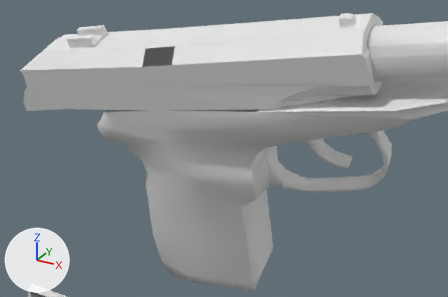
The OBJ model Vertex_Animation_Compiler/Assets/Makarov_Pistol_Reload151.obj: old version first, new version second.
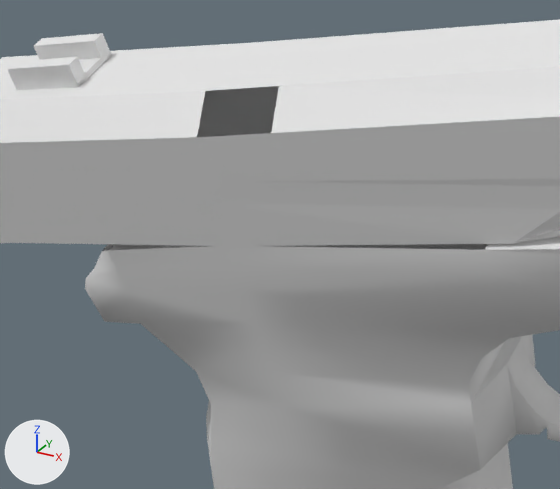
Each version appears first from a 50 mm lens placed at (0.4626, -0.3036, 0.0085), pointed at (0.3659, -0.1278, -0.0794), and next in a close-up on the part from 14% to 64% of the width and 4% to 70% of the height. The lights are fixed; the arrows at lower left show +X, +Y and +Z. Where no turn or scale is listed for an object, it has been applied to the vertices.

Names of what the first close-up shows: 'Rest_of_the_gun_Sphere', 'Top_Slider_Sphere.001'.
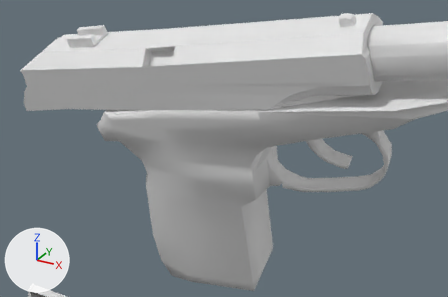
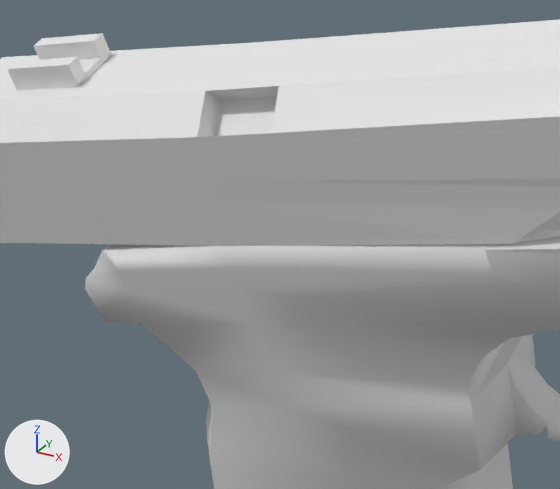
What differs and where, as boxes (x1, y1, x2, y2) in the close-ups (560 x 489 px):
part 1 of me_rest_of_the_gun_sphere, added
    after: (102, 244, 488, 251)
part 2 of me_top_slider_sphere_001, added
    after: (197, 86, 279, 137)

Patch to the scene script:
```diff
--- a/Vertex_Animation_Compiler/Assets/Makarov_Pistol_Reload151.obj.py
+++ b/Vertex_Animation_Compiler/Assets/Makarov_Pistol_Reload151.obj.py
@@ me_rest_of_the_gun_sphere @@
 me_rest_of_the_gun_sphere.from_pydata(...)  # 272 vertices, 519 faces; spans x 0.3108..0.457, y -0.1345..-0.0811, z -0.1591..-0.0255
 # used by ob_rest_of_the_gun_sphere; location = (0.0, 0.0, 0.0)
 # verts and faces of me_rest_of_the_gun_sphere; kept vertices keep their numbers, new ones are numbered from 272
 # before: 164 (0.3783, -0.1078, -0.0545), 166 (0.3185, -0.1345, -0.0722) at pixel (101, 251), 175 (0.3199, -0.1344, -0.0718) at pixel (108, 250), 178 (0.3805, -0.1318, -0.0618) at pixel (485, 249), 179 (0.3404, -0.1338, -0.0677) at pixel (223, 245)
 # before: 180 (0.3176, -0.1104, -0.0646), 181 (0.3381, -0.1097, -0.0604), 183 (0.3163, -0.1104, -0.0649)
+# me_rest_of_the_gun_sphere part 1
+faces += [(164, 181, 179), (175, 179, 181), (166, 175, 183), (164, 179, 178), (175, 181, 180), (175, 180, 183)]
@@ me_top_slider_sphere_001 @@
 # used by ob_top_slider_sphere_001; location = (0.0, 0.0, 0.0)
-me_top_slider_sphere_001.from_pydata(...)  # 127 vertices, 227 faces; spans x 0.278..0.4167, y -0.1415..-0.1084, z -0.0779..-0.0286
+me_top_slider_sphere_001.from_pydata(...)  # 131 vertices, 237 faces; spans x 0.278..0.4167, y -0.1415..-0.1084, z -0.0779..-0.0286
+# me_top_slider_sphere_001 part 2
+# 4 vertices are added at (0.3523, -0.1353, -0.0505), (0.3407, -0.136, -0.0525), (0.3513, -0.1315, -0.0451), (0.3397, -0.1321, -0.0471)
+# 10 new faces join them
```
